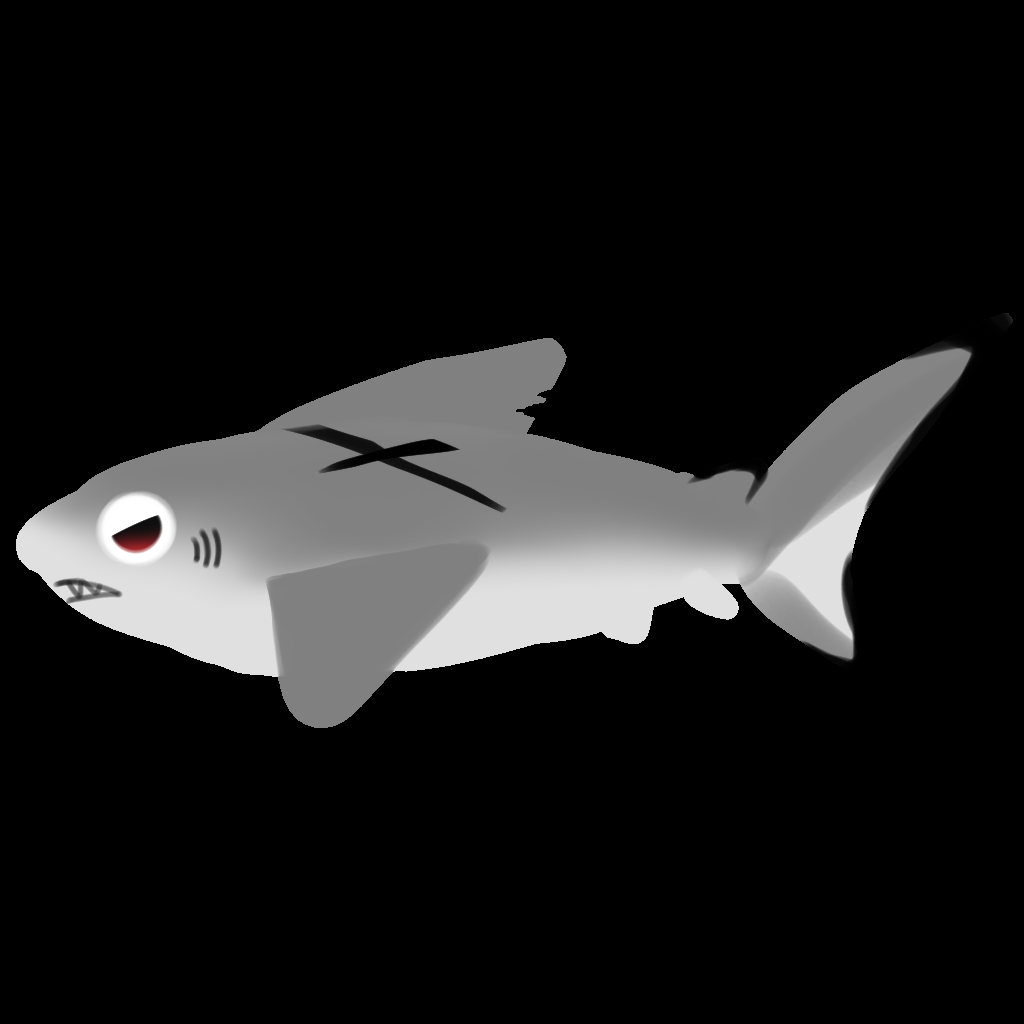
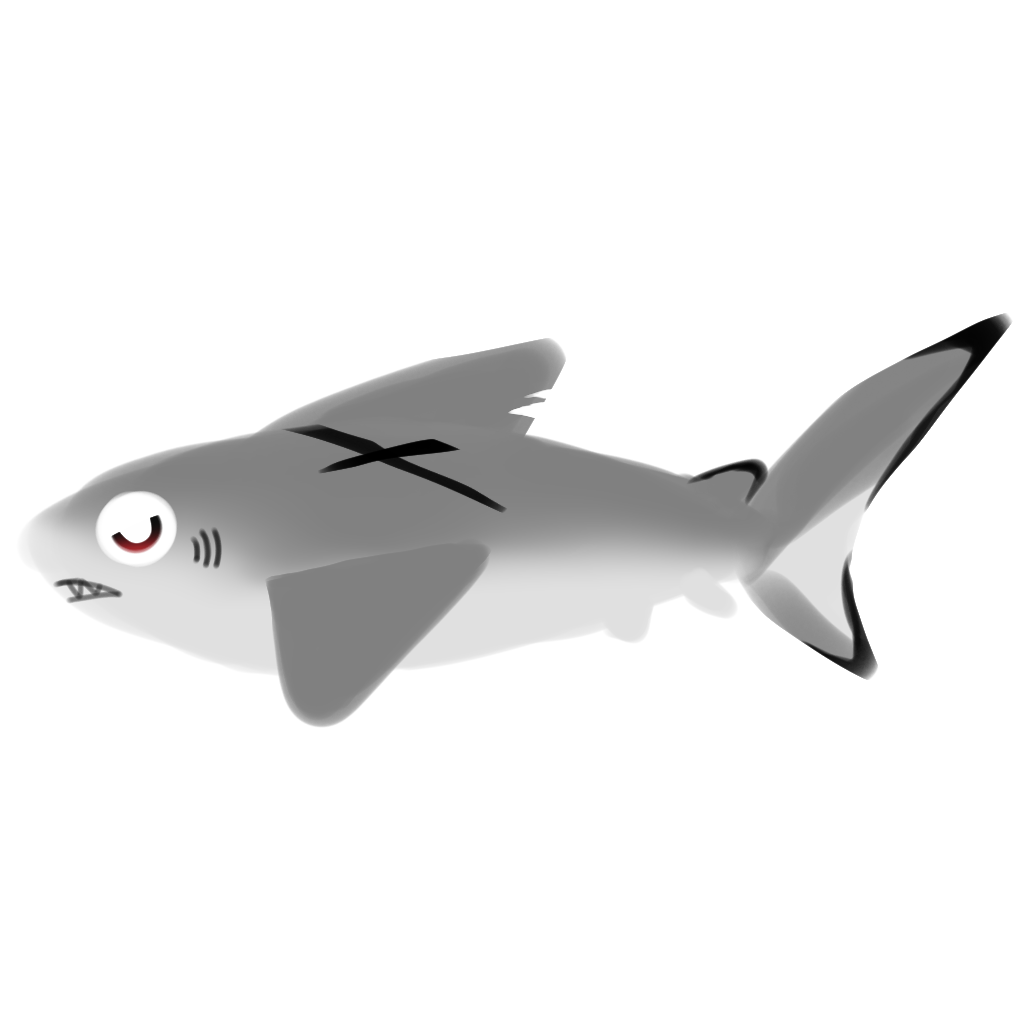
Layer changes from the first 1024x1024 image to the second:
showed "감은눈" over left=94, top=490, right=178, bottom=567
showed "다뜬눈", moved it above "팔" over left=94, top=490, right=178, bottom=567
